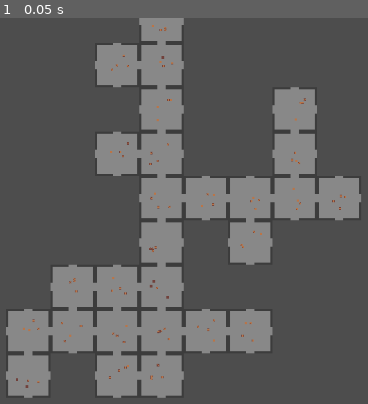
Above: before the commit, frame 1.
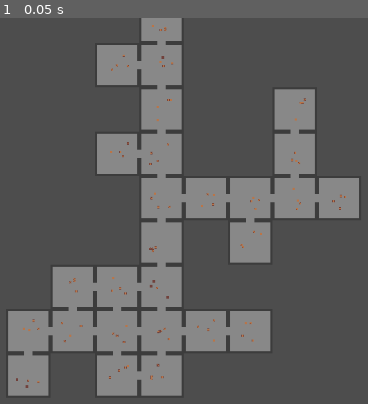
Above: after the commit, the same moment.

Repository: DeanBolte/pjam16
Game: Godot game, scene res://scenes/deans_garden.tscn
Same seed, same stepped clock (60 frames per second), same inputs: the game is played once before the commit and once after it.
Inputs:
- Up to frame 1 (0.05 s): no input

The runs differ from the first frame. In frame 1, 0.7% of the frame differs, in the area x 1-99%, y 0-99%.

Commit message:
added walls

Diff:
--- a/levelgen/level_generator.gd
+++ b/levelgen/level_generator.gd
@@ -40,6 +40,9 @@
 			room.generate(location)
 			level_map[location] = room
 
+	for room in level_map.keys():
+		level_map[room].close_doors(_get_adjacent_vacant_room_directions(room))
+
 func _get_room_candidates() -> Array[Vector2i]:
 	var vacant_rooms: Array[Vector2i] = []
 	for room: Vector2i in level_map.keys():
@@ -55,6 +58,11 @@
 			vacant_rooms.append(adjacent_room)
 	return vacant_rooms
 
+func _get_adjacent_vacant_room_directions(room: Vector2i) -> Array[Vector2i]:
+	var adjacent_rooms: Array[Vector2i]
+	adjacent_rooms.assign(_get_adjacent_vacant_rooms(room).map(func(r): return Vector2i(r.x - room.x, r.y - room.y)))
+	return adjacent_rooms
+
 func _get_adjacent_rooms(room: Vector2i) -> Array[Vector2i]:
 	return [
 		Vector2i(room.x - 1, room.y),
Not shown, added: scenes/deaD372.tmp
